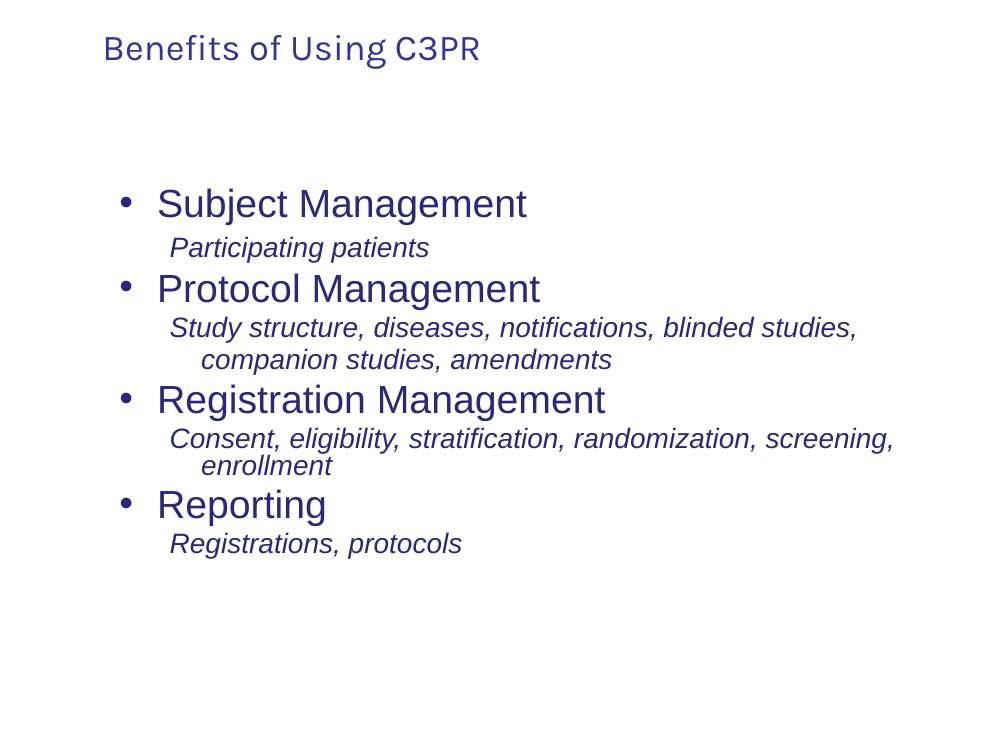
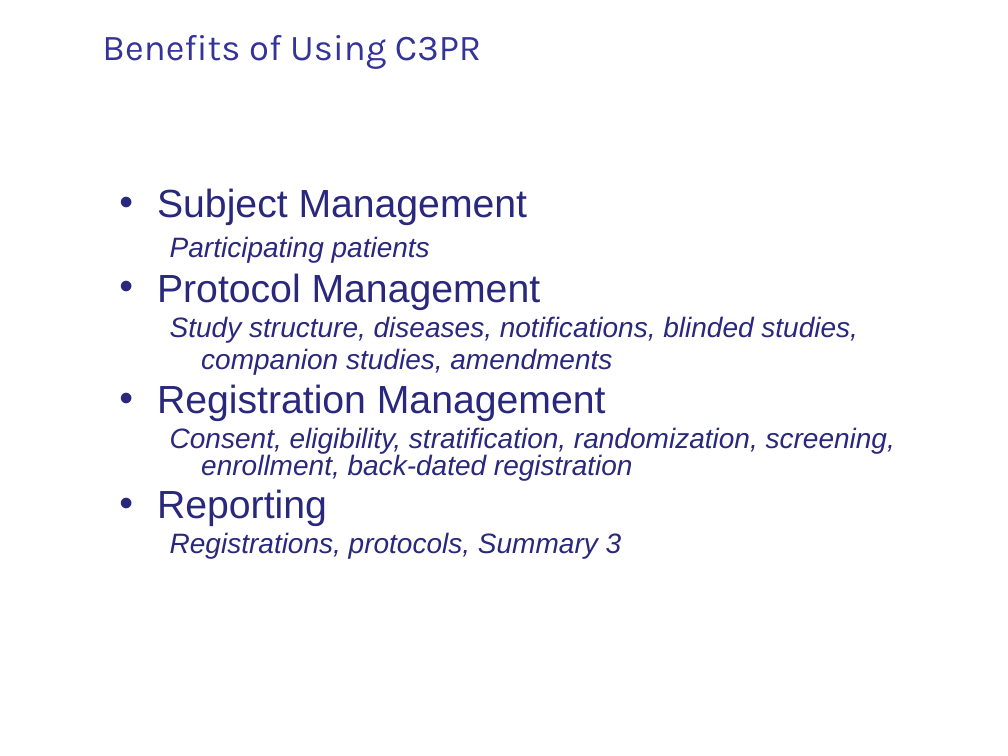
Before and after one commit to NCIP/c3pr-docs, a slide deck: slide 6 of documentation/presentations/20091210_c3pr_city_of_hope_demo/caBIG_C3PR Demo_Slides_CityofHope_wsw.pptx. Drawn at 1008x756 pixels with LibreOffice and Linux fonts; fonts in the diff are those of the drawing; background and template pictures are left out. Boxes give left, top, right and bottom in pixels: in the first picture for what was removed or moved away, otherwise in the second. Text is boxed around its words. In the diff, an @@ line names an element or a change of style, - is before the commit and + after.

```diff
--- a/documentation/presentations/20091210_c3pr_city_of_hope_demo/caBIG_C3PR Demo_Slides_CityofHope_wsw.pptx
+++ b/documentation/presentations/20091210_c3pr_city_of_hope_demo/caBIG_C3PR Demo_Slides_CityofHope_wsw.pptx
@@ text at [170,427,895,480]: text changed @@
-  Consent, eligibility, stratification, randomization, screening, enrollment
+  Consent, eligibility, stratification, randomization, screening, enrollment, back-dated registration
@@ text at [170,532,622,558]: text changed @@
-  Registrations, protocols
+  Registrations, protocols, Summary 3
```
Also in this commit, not shown: 7 other slides changed, 1 slide added.
